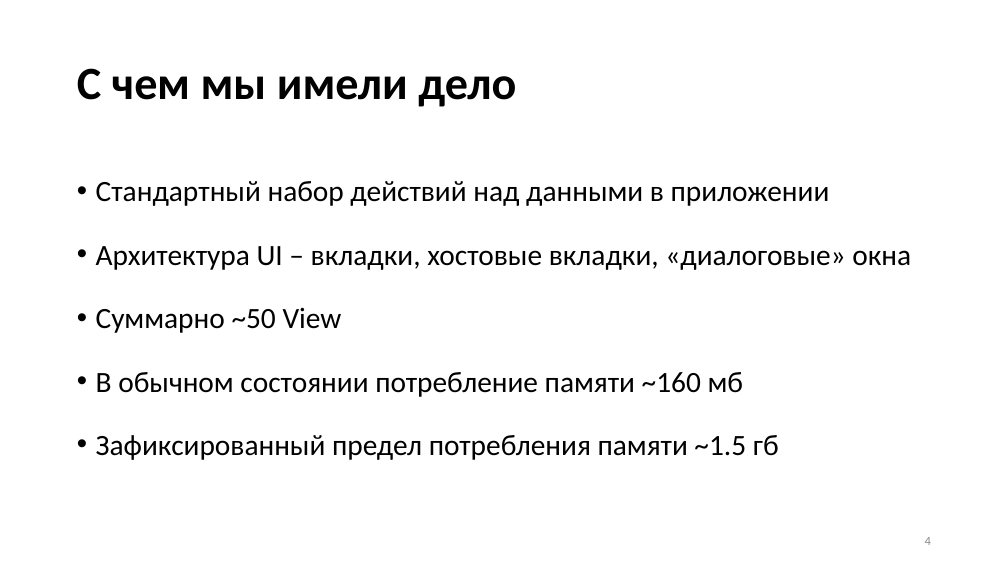
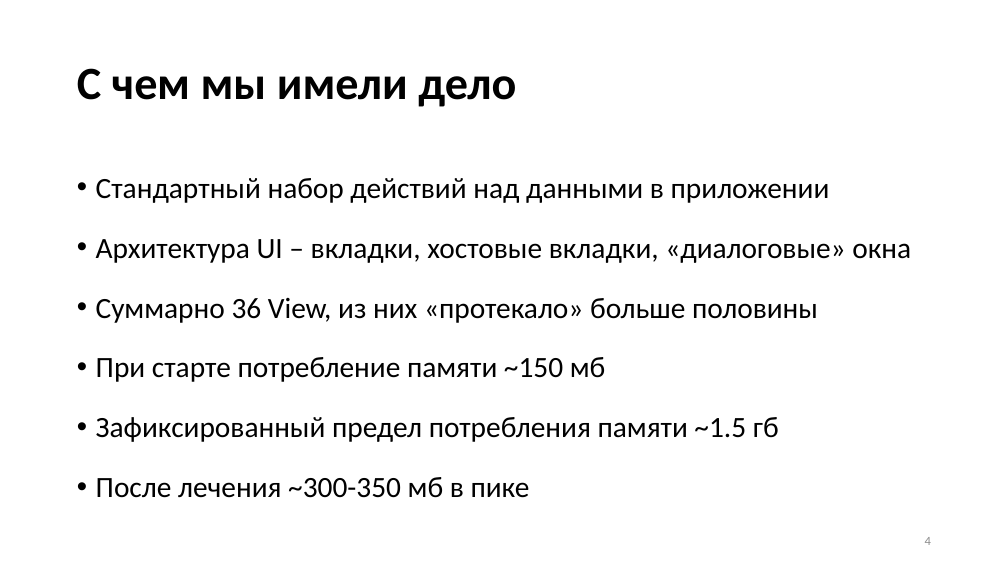
Before and after one commit to Talrandel/MemoryLeak, a slide deck: slide 4 of Утечки памяти.pptx. Drawn at 1008x567 pixels with LibreOffice and Linux fonts; fonts in the diff are those of the drawing. Boxes give left, top, right and bottom in pixels: in the first picture for what was removed or moved away, otherwise in the second. Text is boxed around its words. In the diff, an @@ line names an element or a change of style, - is before the commit and + after.

```diff
--- a/Утечки памяти.pptx
+++ b/Утечки памяти.pptx
@@ text at bbox=[96, 178, 911, 442]: line spacing 1.5 to 1.4 @@
@@ text at bbox=[96, 298, 818, 382]: text changed @@
-• Суммарно ~50 View
-• В обычном состоянии потребление памяти ~160 мб
+• Суммарно 36 View, из них «протекало» больше половины
+• При старте потребление памяти ~150 мб
@@ text at bbox=[96, 477, 530, 498]: paragraph added @@
+• После лечения ~300-350 мб в пике
```
Also in this commit, not shown: 12 other slides changed, 2 slides added, 16 other files.
